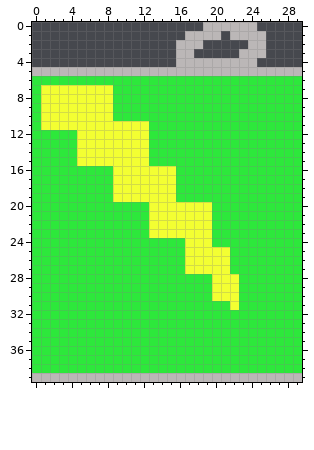
Pixel-art sprite, stored at trunk/Art/Sprites/Decor/soda2.png. The picture above was drawn from the file before the commit.
The file is 30x40 pixels.
After the commit:
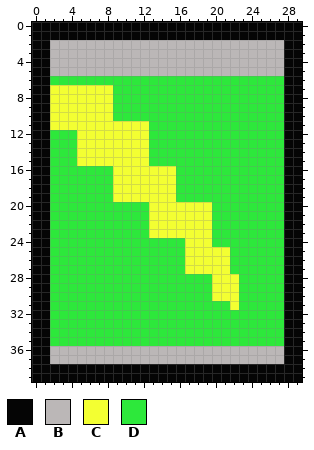
Palette (. is transparent): A #050505  B #bbb7b7  C #f3ff32  D #2de83b
Change:
{"y":0,"x":0,"old":"...................BBBBBB.....","new":"AAAAAAAAAAAAAAAAAAAAAAAAAAAAAA"}
{"y":1,"x":0,"old":".................BBBB.BBBB....","new":"AAAAAAAAAAAAAAAAAAAAAAAAAAAAAA"}
{"y":2,"x":0,"old":"................","new":"AABBBBBBBBBBBBBB"}
{"y":2,"x":19,"old":".....","new":"BBBBB"}
{"y":2,"x":26,"old":"....","new":"BBAA"}
{"y":3,"x":0,"old":"................","new":"AABBBBBBBBBBBBBB"}
{"y":3,"x":18,"old":".....","new":"BBBBB"}
{"y":3,"x":26,"old":"....","new":"BBAA"}
{"y":4,"x":0,"old":"................","new":"AABBBBBBBBBBBBBB"}
{"y":4,"x":25,"old":".....","new":"BBBAA"}
{"y":5,"x":0,"old":"BB","new":"AA"}
{"y":5,"x":28,"old":"BB","new":"AA"}
{"y":6,"x":0,"old":"DD","new":"AA"}
{"y":6,"x":28,"old":"DD","new":"AA"}
{"y":7,"x":0,"old":"DC","new":"AA"}
{"y":7,"x":28,"old":"DD","new":"AA"}
{"y":8,"x":0,"old":"DC","new":"AA"}
{"y":8,"x":28,"old":"DD","new":"AA"}
{"y":9,"x":0,"old":"DC","new":"AA"}
{"y":9,"x":28,"old":"DD","new":"AA"}
{"y":10,"x":0,"old":"DC","new":"AA"}
{"y":10,"x":28,"old":"DD","new":"AA"}
{"y":11,"x":0,"old":"DC","new":"AA"}
{"y":11,"x":28,"old":"DD","new":"AA"}
{"y":12,"x":0,"old":"DD","new":"AA"}
{"y":12,"x":28,"old":"DD","new":"AA"}
{"y":13,"x":0,"old":"DD","new":"AA"}
{"y":13,"x":28,"old":"DD","new":"AA"}
{"y":14,"x":0,"old":"DD","new":"AA"}
{"y":14,"x":28,"old":"DD","new":"AA"}
{"y":15,"x":0,"old":"DD","new":"AA"}
{"y":15,"x":28,"old":"DD","new":"AA"}
{"y":16,"x":0,"old":"DD","new":"AA"}
{"y":16,"x":28,"old":"DD","new":"AA"}
{"y":17,"x":0,"old":"DD","new":"AA"}
{"y":17,"x":28,"old":"DD","new":"AA"}
{"y":18,"x":0,"old":"DD","new":"AA"}
{"y":18,"x":28,"old":"DD","new":"AA"}
{"y":19,"x":0,"old":"DD","new":"AA"}
{"y":19,"x":28,"old":"DD","new":"AA"}
{"y":20,"x":0,"old":"DD","new":"AA"}
{"y":20,"x":28,"old":"DD","new":"AA"}
{"y":21,"x":0,"old":"DD","new":"AA"}
{"y":21,"x":28,"old":"DD","new":"AA"}
{"y":22,"x":0,"old":"DD","new":"AA"}
{"y":22,"x":28,"old":"DD","new":"AA"}
{"y":23,"x":0,"old":"DD","new":"AA"}
{"y":23,"x":28,"old":"DD","new":"AA"}
{"y":24,"x":0,"old":"DD","new":"AA"}
{"y":24,"x":28,"old":"DD","new":"AA"}
{"y":25,"x":0,"old":"DD","new":"AA"}
{"y":25,"x":28,"old":"DD","new":"AA"}
{"y":26,"x":0,"old":"DD","new":"AA"}
{"y":26,"x":28,"old":"DD","new":"AA"}
{"y":27,"x":0,"old":"DD","new":"AA"}
{"y":27,"x":28,"old":"DD","new":"AA"}
{"y":28,"x":0,"old":"DD","new":"AA"}
{"y":28,"x":28,"old":"DD","new":"AA"}
{"y":29,"x":0,"old":"DD","new":"AA"}
{"y":29,"x":28,"old":"DD","new":"AA"}
{"y":30,"x":0,"old":"DD","new":"AA"}
{"y":30,"x":28,"old":"DD","new":"AA"}
{"y":31,"x":0,"old":"DD","new":"AA"}
{"y":31,"x":28,"old":"DD","new":"AA"}
{"y":32,"x":0,"old":"DD","new":"AA"}
{"y":32,"x":28,"old":"DD","new":"AA"}
{"y":33,"x":0,"old":"DD","new":"AA"}
{"y":33,"x":28,"old":"DD","new":"AA"}
{"y":34,"x":0,"old":"DD","new":"AA"}
{"y":34,"x":28,"old":"DD","new":"AA"}
{"y":35,"x":0,"old":"DD","new":"AA"}
{"y":35,"x":28,"old":"DD","new":"AA"}
{"y":36,"x":0,"old":"DDDDDDDDDDDDDDDDDDDDDDDDDDDDDD","new":"AABBBBBBBBBBBBBBBBBBBBBBBBBBAA"}
{"y":37,"x":0,"old":"DDDDDDDDDDDDDDDDDDDDDDDDDDDDDD","new":"AABBBBBBBBBBBBBBBBBBBBBBBBBBAA"}
{"y":38,"x":0,"old":"DDDDDDDDDDDDDDDDDDDDDDDDDDDDDD","new":"AAAAAAAAAAAAAAAAAAAAAAAAAAAAAA"}
{"y":39,"x":0,"old":"BBBBBBBBBBBBBBBBBBBBBBBBBBBBBB","new":"AAAAAAAAAAAAAAAAAAAAAAAAAAAAAA"}
